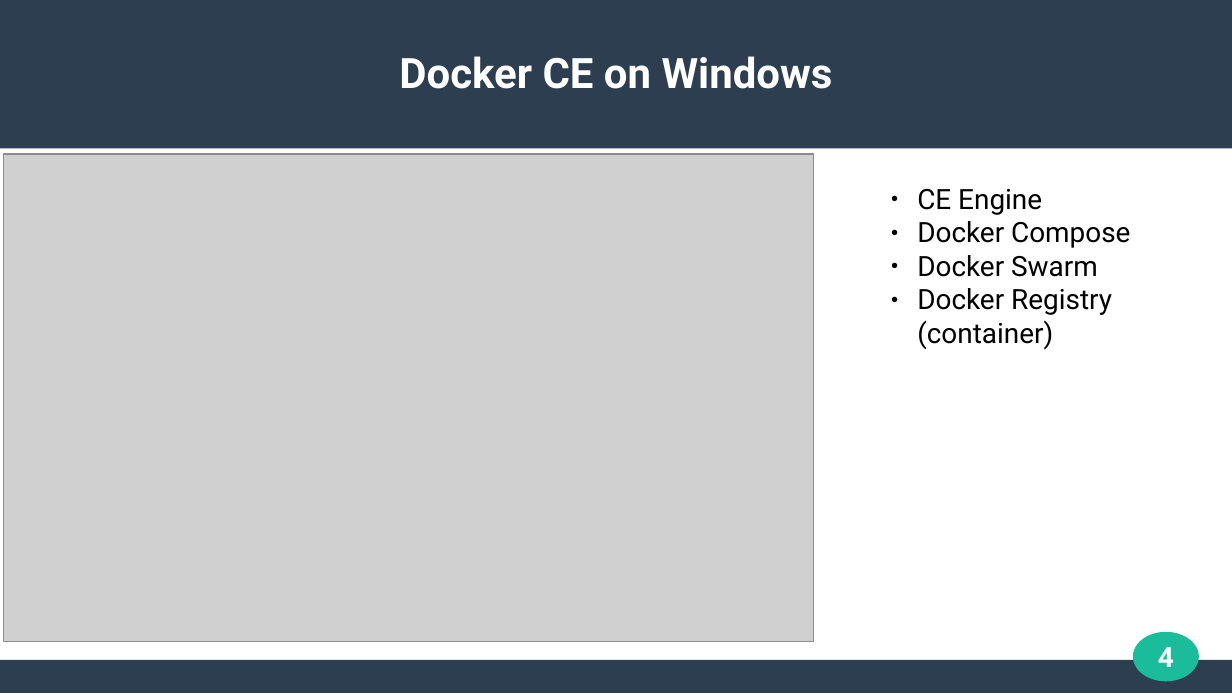
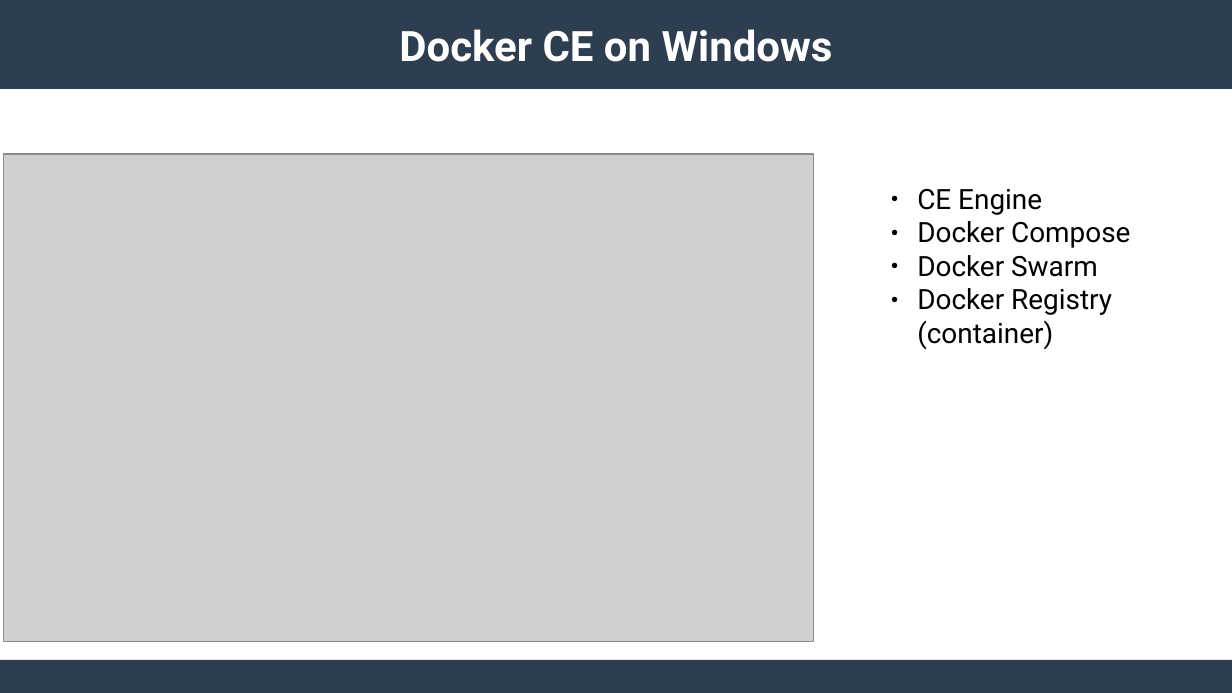
Before and after one commit to Dallas-OSS/meetup20171007, a slide deck: slide 4 of OSS-Containers.odp. Drawn at 1232x693 pixels with LibreOffice and Linux fonts; fonts in the diff are those of the drawing; grey boxes stand for pictures. Boxes give left, top, right and bottom in pixels: in the first picture for what was removed or moved away, otherwise in the second. Text is boxed around its words. In the diff, an @@ line names an element or a change of style, - is before the commit and + after.

```diff
--- a/OSS-Containers.odp
+++ b/OSS-Containers.odp
@@ rectangle: place and size @@
-rectangle at [0,0,1232,149]
+rectangle at [0,0,1232,89]
@@ title "Docker CE on Windows": place and size @@
-title "Docker CE on Windows" at [399,56,833,89]
+title "Docker CE on Windows" at [399,29,833,62]
@@ ellipse removed at [1134,632,1200,681] @@
@@ page number removed at [1158,647,1174,667] @@
-4
```
Also in this commit, not shown: 3 other slides changed, 7 slides added, 1 slide removed.
